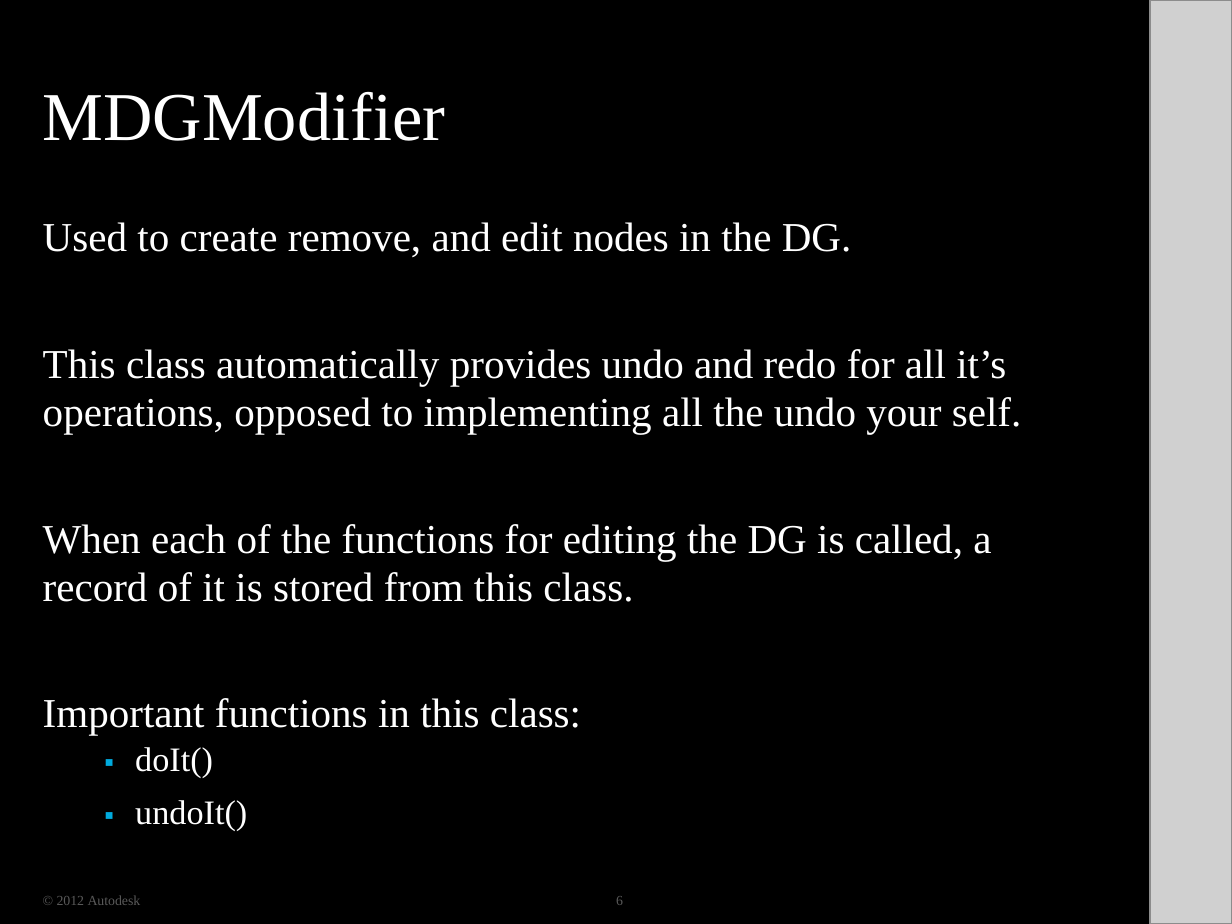
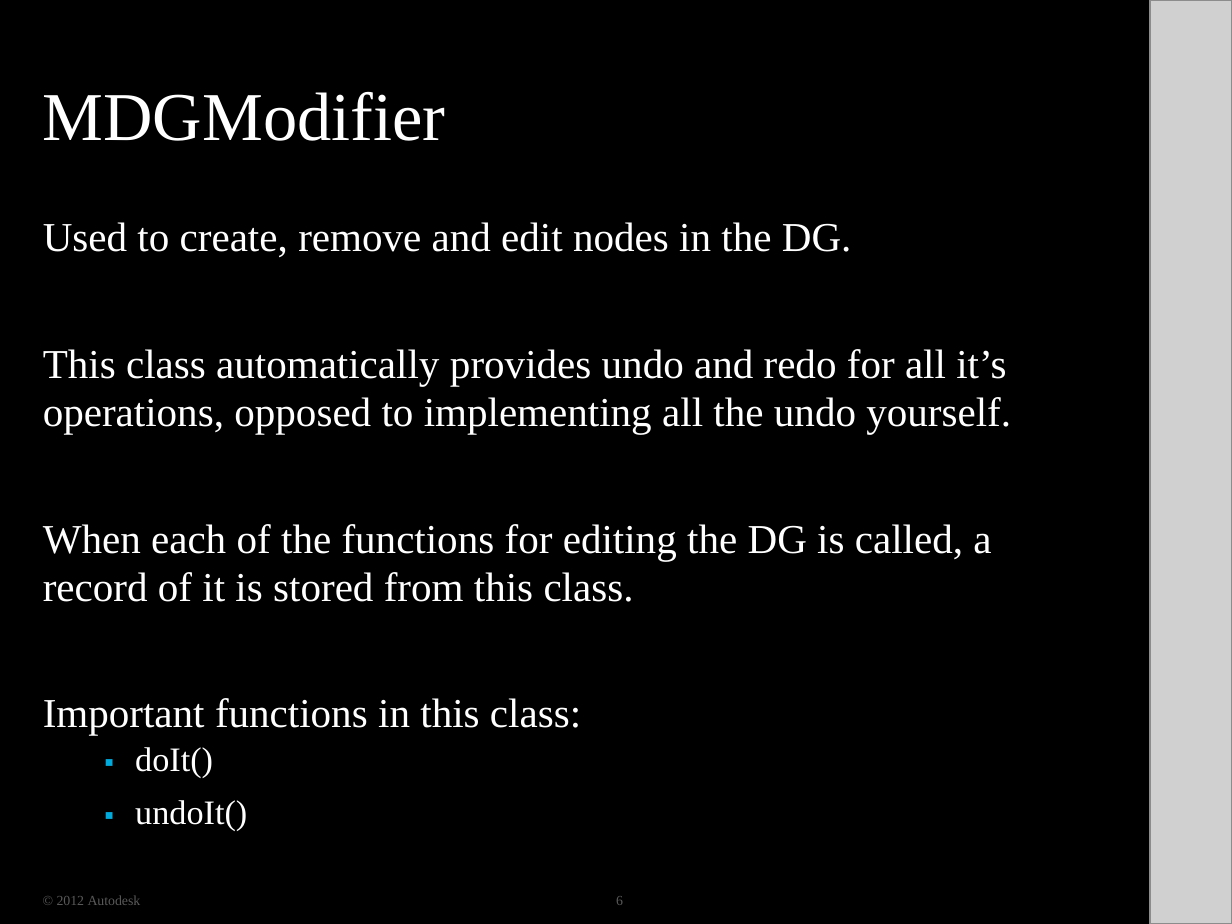
Before and after one commit to ADN-DevTech/Maya-Training-Material, a slide deck: slide 6 of 06_MiscTools/06_MiscTools.pptx. Drawn at 1232x924 pixels with LibreOffice and Linux fonts; fonts in the diff are those of the drawing; grey boxes stand for pictures; background and template pictures are left out; a plain dark background stands for a picture behind light text. Boxes give left, top, right and bottom in pixels: in the first picture for what was removed or moved away, otherwise in the second. Text is boxed around its words. In the diff, an @@ line names an element or a change of style, - is before the commit and + after.

```diff
--- a/06_MiscTools/06_MiscTools.pptx
+++ b/06_MiscTools/06_MiscTools.pptx
@@ text at <box>43,222,852,257</box>: text changed @@
-Used to create remove, and edit nodes in the DG.
+Used to create, remove and edit nodes in the DG.
@@ text at <box>43,397,1011,434</box>: spaces changed @@
-operations, opposed to implementing all the undo your self.
+operations, opposed to implementing all the undo yourself.
```
Also in this commit, not shown: 1 other slide changed, 8 other files.
